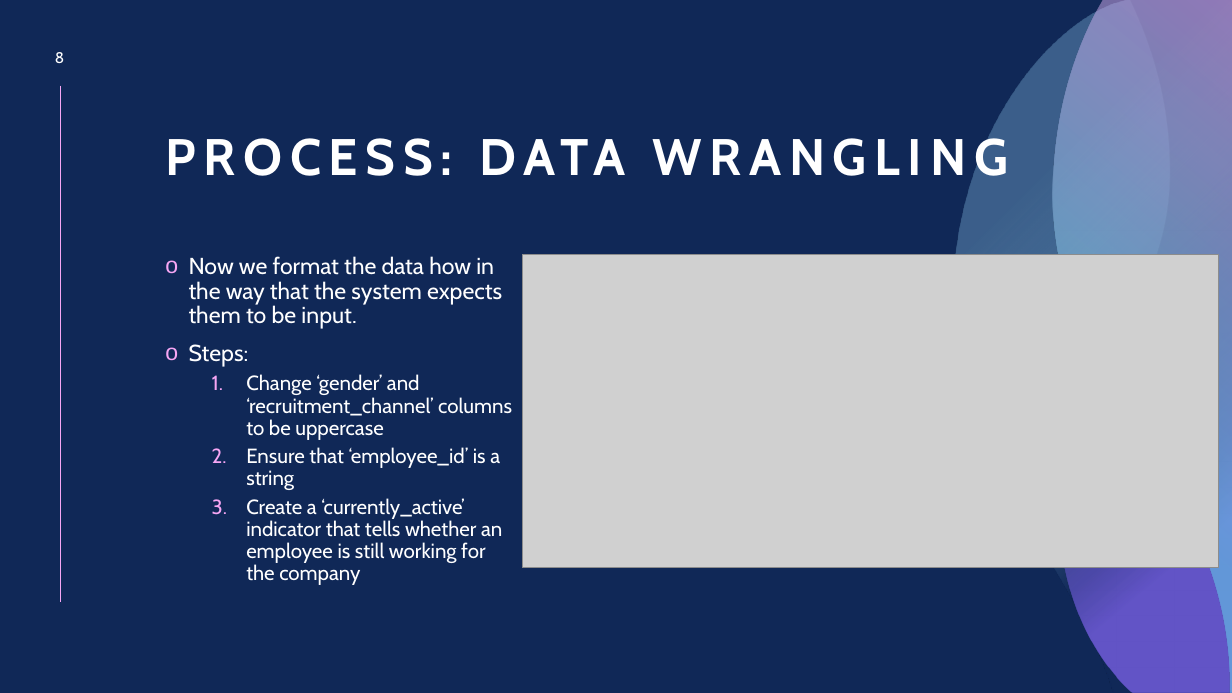
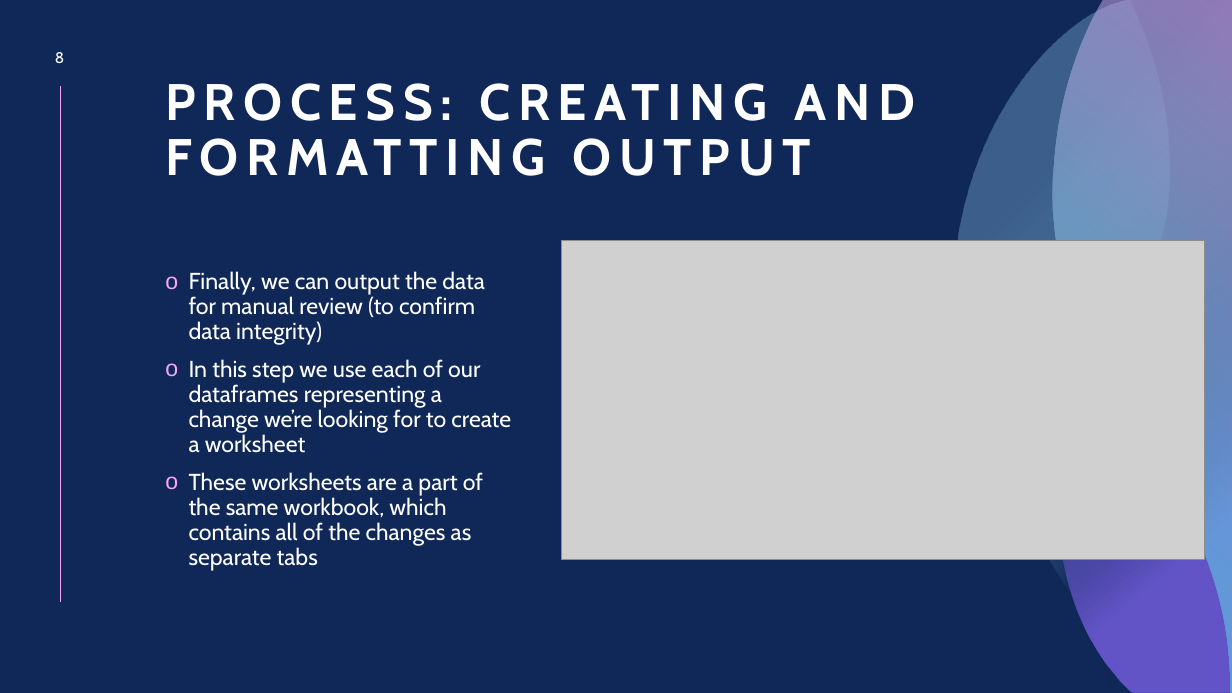
Before and after one commit to sethbeckett/stat5940-tutorial2, a slide deck: slide 8 of Tutorial 2 Presentation.pptx. Drawn at 1232x693 pixels with LibreOffice and Linux fonts; fonts in the diff are those of the drawing; grey boxes stand for pictures. Boxes give left, top, right and bottom in pixels: in the first picture for what was removed or moved away, otherwise in the second. Text is boxed around its words. In the diff, an @@ line names an element or a change of style, - is before the commit and + after.

```diff
--- a/Tutorial 2 Presentation.pptx
+++ b/Tutorial 2 Presentation.pptx
@@ text "Finally, we can output the ..." at <box>189,271,511,571</box>: vertical alignment top to middle @@
@@ picture: place and size @@
-picture at <box>522,254,1219,567</box>
+picture at <box>562,240,1204,560</box>
@@ text at <box>189,271,511,571</box>: text changed; size 16 to 18 pt @@
-o Now we format the data how in the way that the system expects them to be input.
-o Steps:
-  1. Change ‘gender’ and ‘recruitment_channel’ columns to be uppercase
-  2. Ensure that ‘employee_id’ is a string
-  3. Create a ‘currently_active’ indicator that tells whether an employee is still working for the company
+o Finally, we can output the data for manual review (to confirm data integrity)
+o In this step we use each of our dataframes representing a change we’re looking for to create a worksheet
+o These worksheets are a part of the same workbook, which contains all of the changes as separate tabs
@@ title at <box>335,274,400,295</box>: text changed @@
-PROCESS: DATA WRANGLING
+PROCESS: CREATING AND FORMATTING OUTPUT
```
Also in this commit, not shown: 5 other slides changed, 1 slide added, 2 other files.
